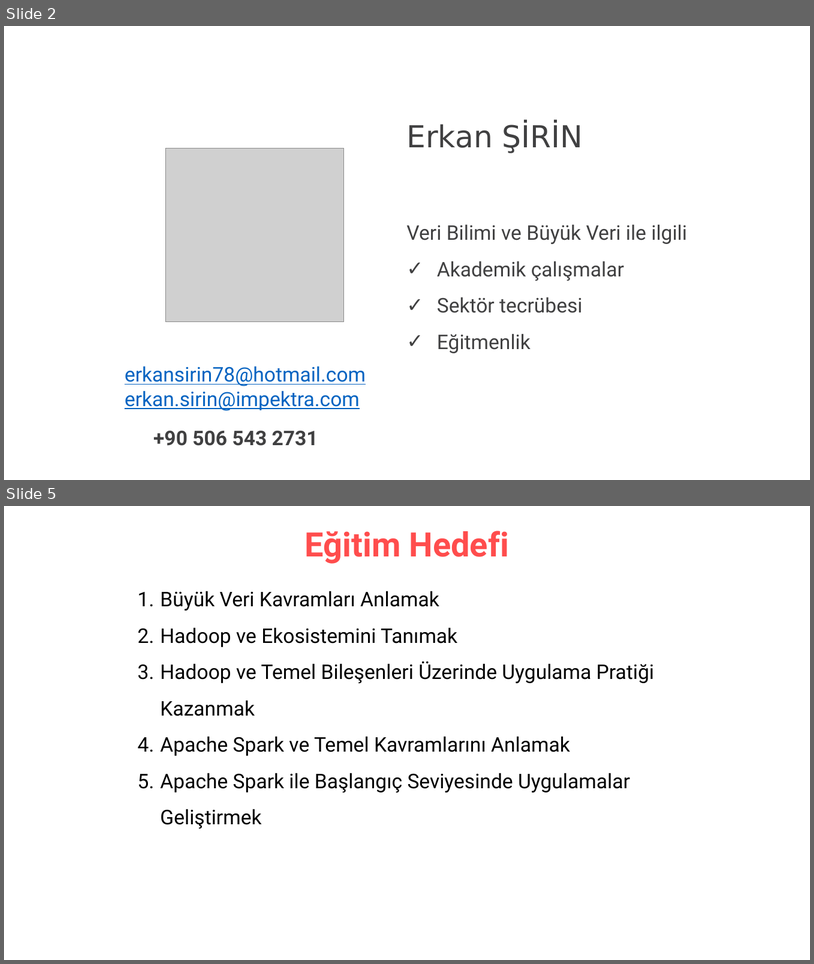
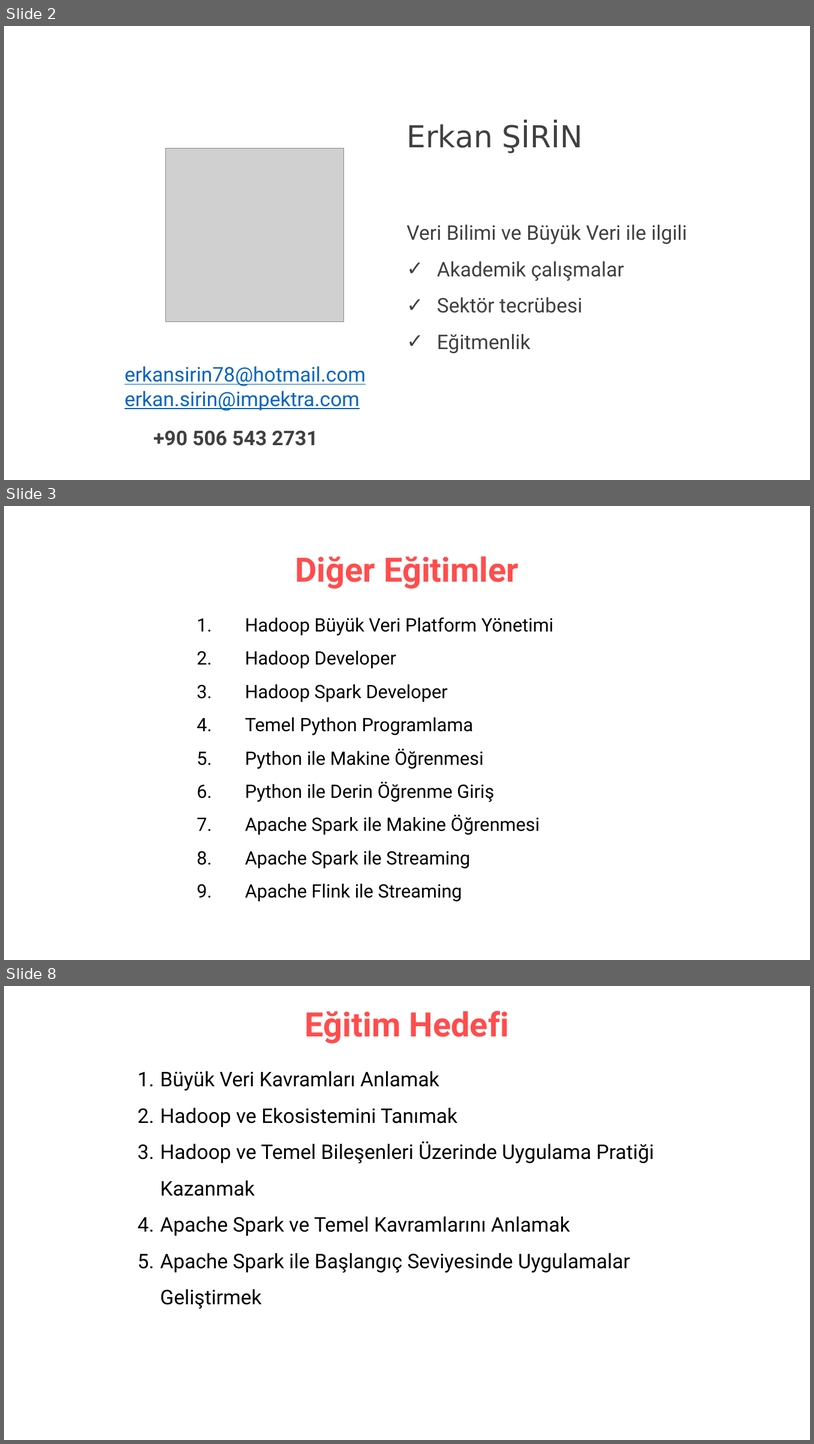
Before and after one commit to erkansirin78/hadoop-spark-for-developers, a slide deck: 00_acilis_hadoop-spark-for-developers.pptx. Shown one above the other, each under a label of ours: slides 2 and 5 before the commit, slides 2, 3 and 8 after it; the slides between them are not shown. The pictures are 814x964 and 814x1444 pixels, drawn with LibreOffice and Linux fonts; fonts in the diff are those of the drawing; grey boxes stand for pictures. Boxes give left, top, right and bottom in pixels: in the first picture for what was removed or moved away, otherwise in the second. Text is boxed around its words. In the diff, an @@ line names an element or a change of style, - is before the commit and + after.

```diff
--- a/00_acilis_hadoop-spark-for-developers.pptx
+++ b/00_acilis_hadoop-spark-for-developers.pptx
@@ slide 3 added at <box>4,506,810,960</box>, background #FFFFFF @@
@@ title added at <box>295,556,519,589</box>, 40 pt, text #FF4D4D, bold @@
+Diğer Eğitimler
@@ text added at <box>245,617,554,901</box>, 22 pt, text #000000 @@
+1. Hadoop Büyük Veri Platform Yönetimi
+2. Hadoop Developer
+3. Hadoop Spark Developer
+4. Temel Python Programlama
+5. Python ile Makine Öğrenmesi
+6. Python ile Derin Öğrenme Giriş
+7. Apache Spark ile Makine Öğrenmesi
+8. Apache Spark ile Streaming
+9. Apache Flink ile Streaming
@@ what was slide 5 is now slide 8 @@
```
Also in this commit, not shown: 3 slides changed, 2 other slides added, 1 slide removed, 3 other files.
